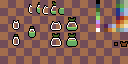
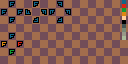
Layers edited between the first and the second 128 × 64 image:
added layer "rotation types" above "Controller copy #1" over [1, 0, 126, 55]
renamed "bottle tiled copy" to "Bottle Final", hid it over [12, 0, 128, 47]
